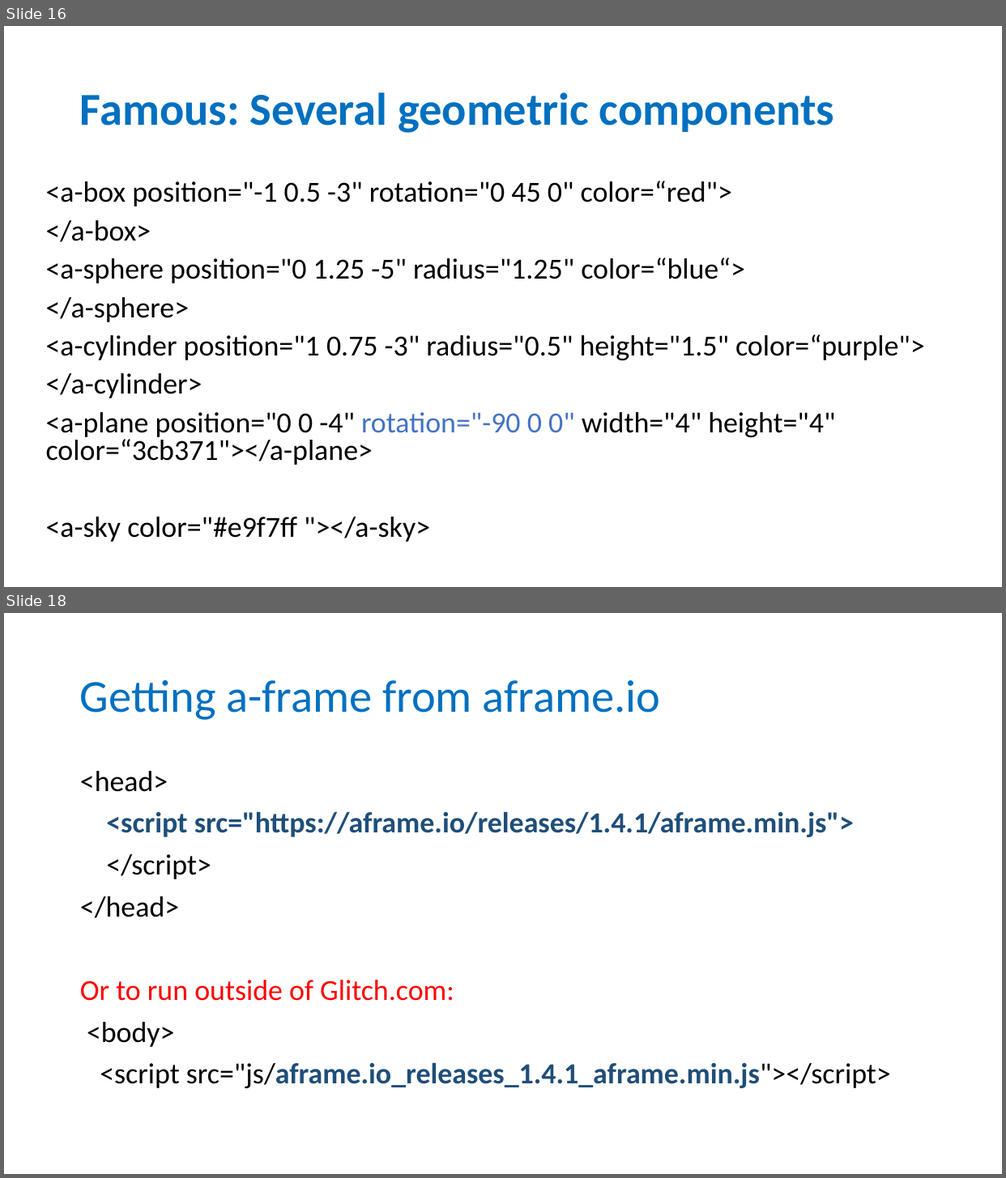
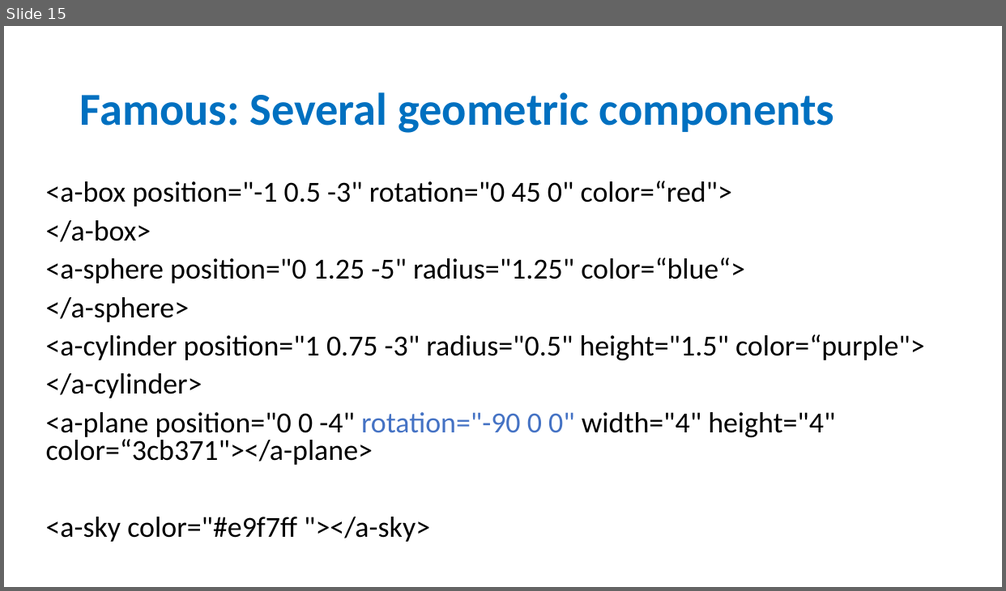
Before and after one commit to wonder-phil/AI-IoT-Workshop, a slide deck: p02/A-frame-geometric-objects.pptx. Shown one above the other, each under a label of ours: slides 16 and 18 before the commit, slide 15 after it; the slides between them are not shown. The pictures are 1006x1178 and 1006x591 pixels, drawn with LibreOffice and Linux fonts; fonts in the diff are those of the drawing. Boxes give left, top, right and bottom in pixels: in the first picture for what was removed or moved away, otherwise in the second. Text is boxed around its words. In the diff, an @@ line names an element or a change of style, - is before the commit and + after.

```diff
--- a/p02/A-frame-geometric-objects.pptx
+++ b/p02/A-frame-geometric-objects.pptx
@@ slide 18 removed at (x1=4, y1=613, x2=1002, y2=1174), background #FFFFFF @@
@@ title removed at (x1=80, y1=680, x2=661, y2=720) @@
-Getting a-frame from aframe.io
@@ text removed at (x1=80, y1=771, x2=891, y2=1088) @@
-<head>
-<script src="https://aframe.io/releases/1.4.1/aframe.min.js">
-</script>
-</head>
-Or to run outside of Glitch.com:
-<body>
-<script src="js/aframe.io_releases_1.4.1_aframe.min.js"></script>
@@ what was slide 16 is now slide 15 @@
```
Also in this commit, not shown: 1 slide changed, 1 other slide removed, 4 other files.
